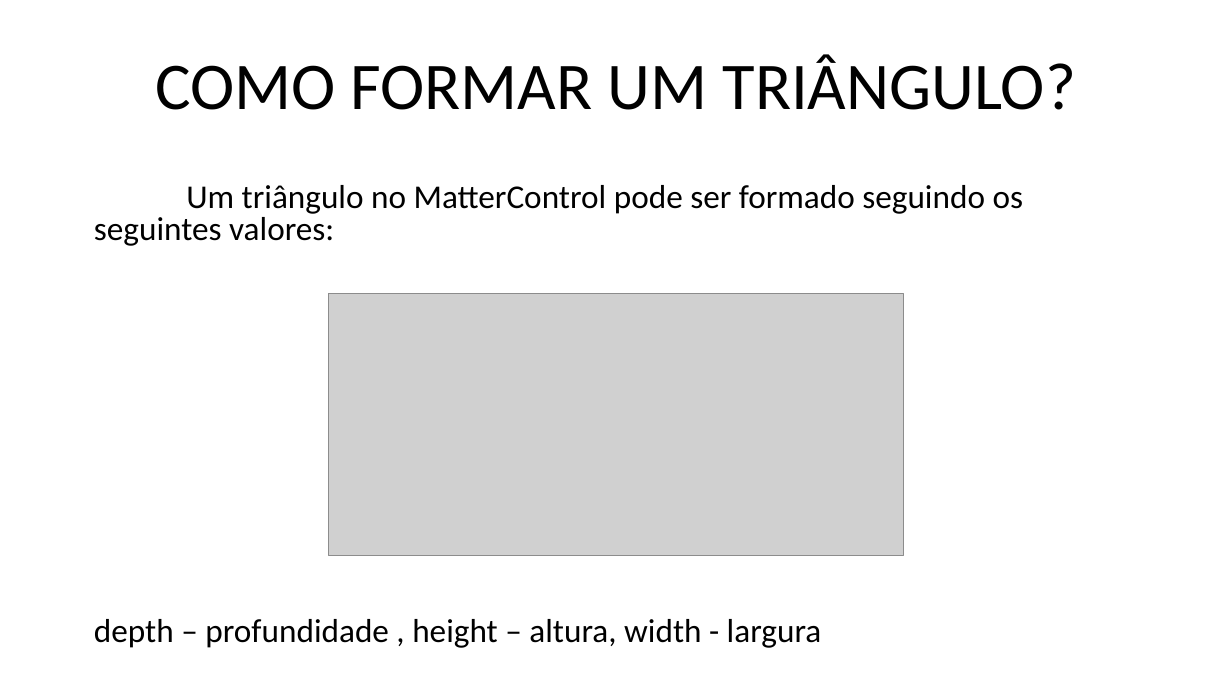
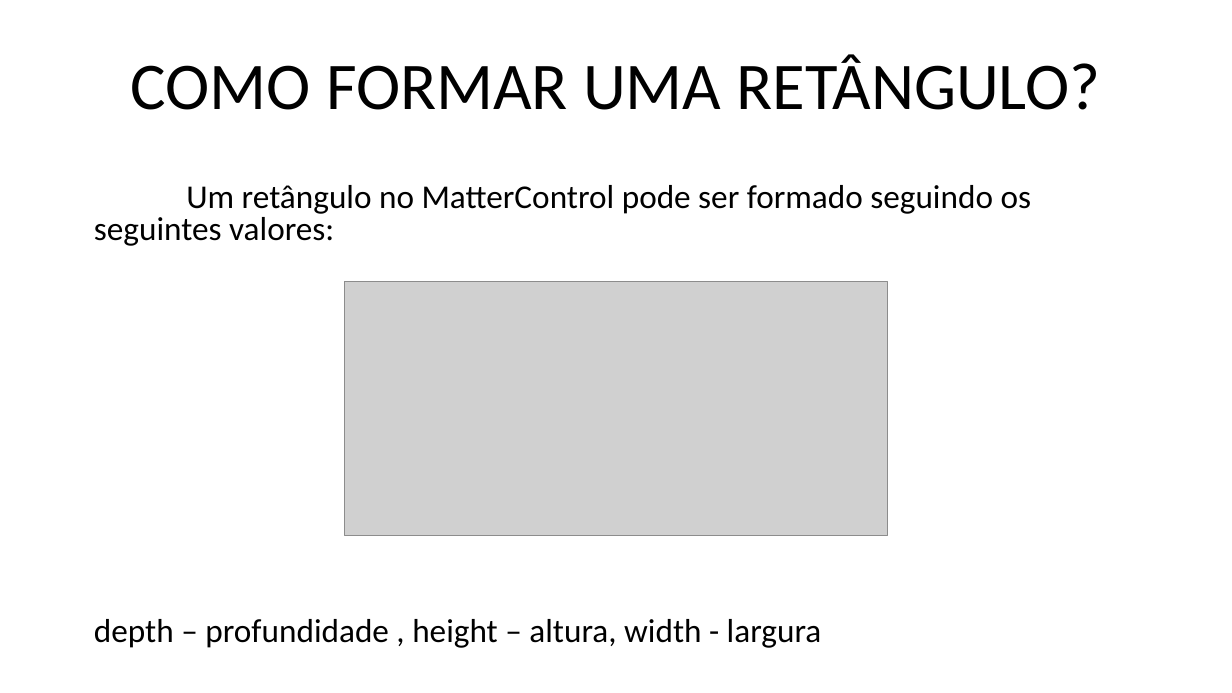
Before and after one commit to marcosdosea/ManualImpessora3D, a slide deck: slide 13 of Curso/Fundamentos de impressão 3D - Objetos.pptx (slide 12 before the commit). Drawn at 1232x693 pixels with LibreOffice and Linux fonts; fonts in the diff are those of the drawing; grey boxes stand for pictures. Boxes give left, top, right and bottom in pixels: in the first picture for what was removed or moved away, otherwise in the second. Text is boxed around its words. In the diff, an @@ line names an element or a change of style, - is before the commit and + after.

```diff
--- a/Curso/Fundamentos de impressão 3D - Objetos.pptx
+++ b/Curso/Fundamentos de impressão 3D - Objetos.pptx
@@ title at [131,54,1101,110]: text changed @@
-COMO FORMAR UM TRIÂNGULO?
+COMO FORMAR UMA RETÂNGULO?
@@ text at [94,185,1032,246]: text changed @@
-Um triângulo no MatterControl pode ser formado seguindo os seguintes valores:
+Um retângulo no MatterControl pode ser formado seguindo os seguintes valores:
@@ picture: place and size @@
-picture at [329,293,904,555]
+picture at [345,281,888,535]
```
Also in this commit, not shown: 1 other slide changed, 6 slides added, 1 slide removed, 3 other files.
